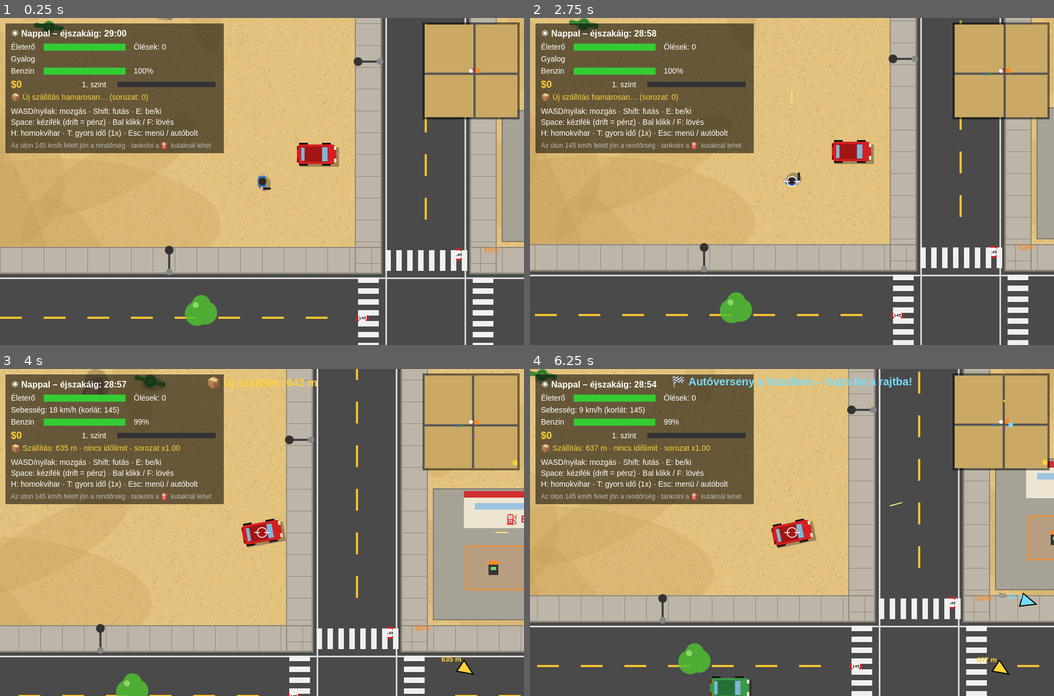
Above: before the commit, frames 1-4 (two rows, left to right).
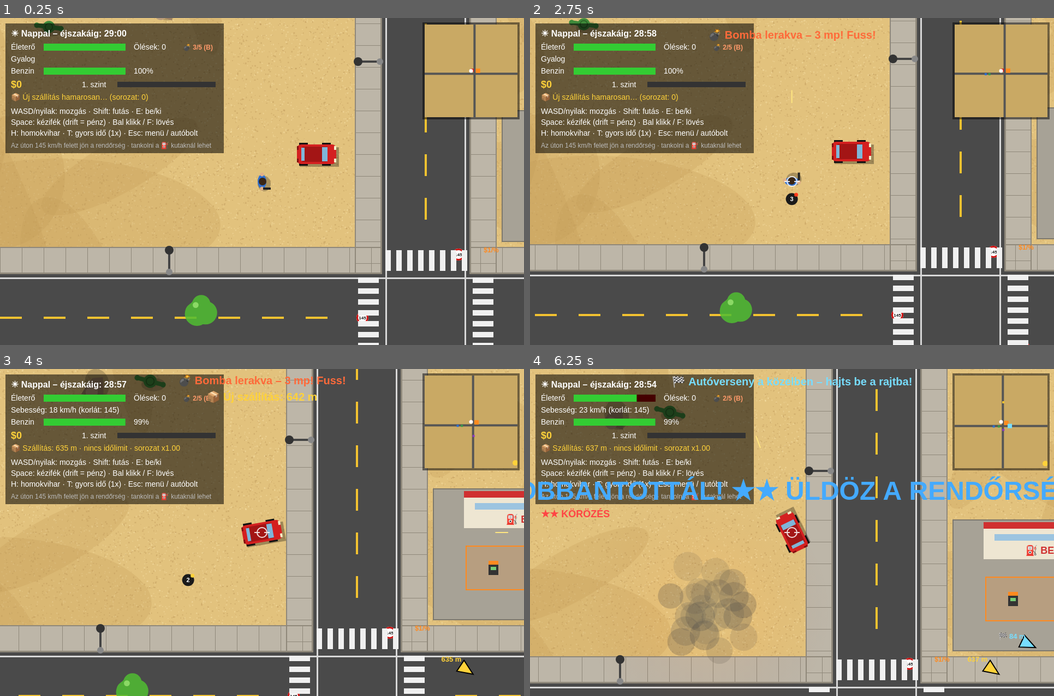
Above: after the commit, the same moments.

Repository: voparin/gta-game
Game: browser game, page index.html
The game is run twice, just before and just after one commit, with the same random seed, the same clock (stepped at 60 frames per second) and the same inputs.
Inputs (mouse positions are in pixels of both pictures, inside the frame that each line leads up to):
- Up to frame 1 (0.25 s): no input
- Up to frame 2 (2.75 s): click (792, 181) at 0.27 s; hold Right 1.03-1.53 s; tap F every 0.5 s from 1.1 to 2.6 s; hold Down 1.58-1.85 s; hold Left 1.9-2.47 s; tap B at 2.52 s; hold Up from 2.52 s (still down)
- Up to frame 3 (4 s): release Up at 2.82 s; hold Right 2.87-3.53 s; tap F at 3.1, 3.6 s; tap E at 3.52 s; hold Up 3.58-3.82 s; hold Left from 3.87 s (still down)
- Up to frame 4 (6.25 s): tap F every 0.5 s from 4.1 to 6.1 s; release Left at 4.3 s; hold Down 4.35-4.68 s; hold Right 4.73-5.23 s; hold Down 5.28-5.55 s; hold Left 5.6-6.17 s; hold Up from 6.22 s (still down)

The runs differ from the first frame. In frame 1, less than 0.1% of the frame differs, in the area x 35-41%, y 7-11%; in frame 2, 0.5%; in frame 3, 0.9%; in frame 4, 49%, in the area x 0-100%, y 0-100%.

Commit message:
v0.18.0: bomba (B, 3 mp, robbanás: autók, házak, emberek; ★★)

Diff:
--- a/game.js
+++ b/game.js
@@ -1,6 +1,6 @@
 'use strict';
 
-const VERSION = '0.17.0';         // minden kiadásnál léptetni kell (lásd CHANGELOG.md)
+const VERSION = '0.18.0';         // minden kiadásnál léptetni kell (lásd CHANGELOG.md)
 
 // ===== Beállítások =====
 // A pálya végtelen (ADR-0019): nincs széle, a chunkok bármely koordinátán generálódnak.
@@ -47,6 +47,7 @@
   if (e.code === 'KeyE') toggleCar();
   if (e.code === 'KeyT') timeScale = timeScale === 1 ? 60 : 1;
   if (e.code === 'KeyH') toggleStorm();
+  if (e.code === 'KeyB') dropBomb();
   if (e.code === 'KeyR' && player.inHouse) startRadio();                            // következő szám
   if (e.code === 'Space' && player.inHouse && player.inHouse.factory) factoryAction();
   if (e.code === 'Digit1' || e.code === 'Numpad1') buyDrink('beer');
@@ -626,9 +627,12 @@
 
 // A tornádó által lerombolt házak (ADR-0024): a játékmenet idejére megmaradnak, a helyükön rom van.
 const destroyedHouses = new Map();   // id → ház (a romok rajzolásához)
-function destroyHouse(hs) {
+function destroyHouse(hs, killMsg = 'ELVITT A TORNÁDÓ!') {
   destroyedHouses.set(hs.id, hs);
-  if (player.inHouse && player.inHouse.hs.id === hs.id) { player.inHouse = null; stopRadio(); tornadoKillsPlayer(); }   // a házzal együtt elvisz
+  if (player.inHouse && player.inHouse.hs.id === hs.id) {          // a házzal együtt téged is
+    player.inHouse = null; stopRadio();
+    damagePlayer(10000); message = { text: killMsg, until: clock + 3, color: '#ff6a3a' };
+  }
   const ch = chunkCache.get(Math.floor(hs.x / CHUNK) + ',' + Math.floor(hs.y / CHUNK));   // a már legenerált chunkból is kivesszük
   if (ch) ch.obstacles = ch.obstacles.filter(o => !(o.type === 'house' && o.x === hs.x && o.y === hs.y));
 }
@@ -1923,6 +1927,79 @@
 
 function flyAway(kind, data, x, y) { tornado.flying.push({ kind, data, ang: Math.atan2(y - tornado.y, x - tornado.x), t: 0 }); }
 
+// ===== Bomba: B – lerakod, 3 mp múlva robban (autók, emberek, házak; téged is megsebez) =====
+const BOMB_FUSE = 3, BOMB_RADIUS = 220, BOMB_MAX = 5, BOMB_REGEN = 60;
+const bombs = [];                                  // { x, y, fuse }
+const explosions = [];                             // { x, y, born } – a robbanás látványa
+const bombInv = { count: 3, regen: BOMB_REGEN };
+
+function dropBomb() {
+  if (!controllable() || player.inHouse || player.riding) return false;
+  if (bombInv.count <= 0) { popup(`Nincs bombád – percenként kapsz egyet (max ${BOMB_MAX})`, '#f66'); return false; }
+  const src = player.inCar ? car : player;
+  const bx = player.inCar ? car.x - Math.cos(car.angle) * (car.len / 2 + 20) : player.x;   // autóból hátra ejted
+  const by = player.inCar ? car.y - Math.sin(car.angle) * (car.len / 2 + 20) : player.y;
+  bombs.push({ x: bx, y: by, fuse: BOMB_FUSE });
+  bombInv.count--;
+  popup(`💣 Bomba lerakva – ${BOMB_FUSE} mp! Fuss!`, '#ff6a3a');
+  return src;
+}
+
+function explode(x, y) {
+  explosions.push({ x, y, born: clock });
+  flashes.push({ x, y, until: clock + 0.25 });
+  for (let i = 0; i < 24; i++) addSmoke(x + (rand() - 0.5) * 120, y + (rand() - 0.5) * 120, (rand() - 0.5) * 200, (rand() - 0.5) * 200, true);
+  const fall = d => 1 - d / BOMB_RADIUS;            // közel erősebb
+  for (const c of [car, ...aiCars]) {               // autók: roncs és lökés
+    const d = Math.hypot(c.x - x, c.y - y);
+    if (d >= BOMB_RADIUS) continue;
+    const nx = d > 1 ? (c.x - x) / d : 1, ny = d > 1 ? (c.y - y) / d : 0;
+    c.vx += nx * 900 * fall(d); c.vy += ny * 900 * fall(d);
+    if (c !== car) { c.health = 0; c.wrecked = true; }
+  }
+  for (const p of npcs) if (!p.dead && Math.hypot(p.x - x, p.y - y) < BOMB_RADIUS) killNpc(p, true);
+  for (const hs of housesIn(x - BOMB_RADIUS, y - BOMB_RADIUS, x + BOMB_RADIUS, y + BOMB_RADIUS)) {
+    const cx = clamp(x, hs.x0, hs.x1), cy = clamp(y, hs.y0, hs.y1);
+    if (Math.hypot(cx - x, cy - y) < BOMB_RADIUS * 0.6) destroyHouse(hs, 'FELROBBANTÁL A HÁZZAL!');
+  }
+  if (!player.inHouse) {                            // a játékost is megsebzi (autóban kevésbé)
+    const t = player.inCar ? car : player, d = Math.hypot(t.x - x, t.y - y);
+    if (d < BOMB_RADIUS) {
+      damagePlayer(Math.round((player.inCar ? 60 : 120) * fall(d)));
+      if (player.dead) message = { text: 'FELROBBANTÁL!', until: clock + 3, color: '#ff6a3a' };
+    }
+  }
+  raiseWanted(2, 'ROBBANTOTTÁL! ★★ ÜLDÖZ A RENDŐRSÉG!');
+}
+
+function updateBombs(dt) {
+  for (let i = bombs.length - 1; i >= 0; i--) {
+    bombs[i].fuse -= dt;
+    if (bombs[i].fuse <= 0) { const b = bombs.splice(i, 1)[0]; explode(b.x, b.y); }
+  }
+  for (let i = explosions.length - 1; i >= 0; i--) if (clock - explosions[i].born > 0.8) explosions.splice(i, 1);
+  if (bombInv.count < BOMB_MAX) {                   // percenként egy új bomba
+    bombInv.regen -= dt;
+    if (bombInv.regen <= 0) { bombInv.count++; bombInv.regen = BOMB_REGEN; }
+  } else bombInv.regen = BOMB_REGEN;
+}
+
+function drawBombs() {
+  for (const b of bombs) {
+    ctx.fillStyle = '#1a1a1a'; ctx.beginPath(); ctx.arc(b.x, b.y, 11, 0, Math.PI * 2); ctx.fill();
+    ctx.fillStyle = Math.floor(clock * (b.fuse < 1 ? 12 : 5)) % 2 ? '#ff3a1a' : '#ffd23a';   // villogó gyújtózsinór
+    ctx.beginPath(); ctx.arc(b.x + 8, b.y - 8, 3.5, 0, Math.PI * 2); ctx.fill();
+    ctx.fillStyle = '#fff'; ctx.font = 'bold 11px sans-serif'; ctx.textAlign = 'center';
+    ctx.fillText(String(Math.ceil(b.fuse)), b.x, b.y + 4); ctx.textAlign = 'left';
+  }
+  for (const e of explosions) {
+    const t = (clock - e.born) / 0.8, r = BOMB_RADIUS * (0.3 + t * 0.8);
+    const g = ctx.createRadialGradient(e.x, e.y, 0, e.x, e.y, r);
+    g.addColorStop(0, `rgba(255,240,180,${0.9 * (1 - t)})`); g.addColorStop(0.4, `rgba(255,140,40,${0.8 * (1 - t)})`); g.addColorStop(1, 'rgba(120,40,10,0)');
+    ctx.fillStyle = g; ctx.beginPath(); ctx.arc(e.x, e.y, r, 0, Math.PI * 2); ctx.fill();
+  }
+}
+
 function tornadoKillsPlayer() {
   damagePlayer(10000);
   message = { text: 'ELVITT A TORNÁDÓ!', until: clock + 3, color: '#ff6a3a' };
@@ -2004,6 +2081,7 @@
   updateStorm(dt);
   if (player.drunk > 0 && !(player.passedOut > 0)) player.drunk = Math.max(0, player.drunk - DRUNK_DECAY * dt);   // józanodás
   updateTornado(dt);
+  updateBombs(dt);
   if (player.dead > 0) {
     player.dead -= dt;
     if (player.dead <= 0) respawn();
@@ -2677,6 +2755,8 @@
   }
   ctx.fillStyle = '#fff';
   if (storm.level > 0.3) { ctx.fillStyle = '#ffb040'; ctx.fillText(tornado ? '🌪 TORNÁDÓ!' : '⚠ Homokvihar!', 300, 80); ctx.fillStyle = '#fff'; }
+  ctx.fillStyle = '#ff9a6a'; ctx.font = 'bold 12px sans-serif';                     // bombák
+  ctx.fillText(`💣 ${bombInv.count}/${BOMB_MAX} (B)`, 335, 58); ctx.font = '14px sans-serif'; ctx.fillStyle = '#fff';
   if (tornado && tornado.power > 0.3) drawEdgeArrow(tornado.x, tornado.y, '#ff6a3a', `🌪 ${Math.round(dist(tornado, player) / 10)} m`, w, h);
   ctx.fillText('WASD/nyilak: mozgás · Shift: futás · E: be/ki', 20, 176);
   ctx.fillText('Space: kézifék (drift = pénz) · Bal klikk / F: lövés', 20, 196);
@@ -2976,6 +3056,7 @@
   for (const f of flashes) { ctx.beginPath(); ctx.arc(f.x, f.y, 7, 0, Math.PI * 2); ctx.fill(); }
   drawSmoke();
   drawTornado();
+  drawBombs();
   for (const l of lamps) drawLamp(l, n);
   ctx.restore();
 
--- a/tests/smoke.test.js
+++ b/tests/smoke.test.js
@@ -38,7 +38,7 @@
   set spawn(v){spawnEnabled=v}, set slime(v){slimeEnabled=v}, set police(v){policeEnabled=v}, wanted, clearWanted,
   SPEED_LIMIT, KMH, START_X, START_Y, progress, mission, drift, stationFor, nearPump, earn, levelOf,
   set missions(v){missionsEnabled=v}, VERSION, sanitizeProgress, FUEL_PRICE, BUS, selectCar, race, racePosition, RACE_PRIZES,
-  set races(v){racesEnabled=v}, busStopsIn, spawnCityBus, BU …(136 unchanged characters)… TORY_WAGE, WAGE_PERIOD, BOX_SIZE, BELT, stationCache, STATION_CACHE_MAX, raiseWanted,
+  set races(v){racesEnabled=v}, busStopsIn, spawnCityBus, BU …(136 unchanged characters)… TORY_WAGE, WAGE_PERIOD, BOX_SIZE, BELT, bombs, bombInv, BOMB_FUSE, BOMB_RADIUS, BOMB_MAX, BOMB_REGEN, stationCache, STATION_CACHE_MAX, raiseWanted,
   get message(){return message}, parkingLot, lotsIn, RENT_PRICE, RENTAL_MODEL, HU_FLAG, rentedLots, donate, DONATE_MIN, DONATE_MAX, homelessSpot, housesIn, collideTest: o => collide(o),
   get tornado(){return tornado}, set tornado(v){tornado=v}, spawnTornado, destroyedHouses, set tornadoes(v){tornadoEnabled=v}, TORNADO_CORE, doorOf, ROOM_W, ROOM_H, furnitureOf, destroyHouse, interactionPrompt, roomLayout, enterHouse, exitHouse,
   get activeSkin(){return activeSkin}, buySkin, radio, makeSong, SCALES, BEER_PRICE, WINE_PRICE, DRUNK_DRIVE, drunkK, ownsSkin: i => progress.ownedSkins.includes(i), menu, SKINS, CAR_MODELS, ROAD_W, SIDEWALK_W, WALK_OFF, EDGE, spawnPedOnSidewalk,
@@ -1301,6 +1301,55 @@
   check('a gyáron kívül a Space nem pakol', !G.player.inHouse);
 }
 
+// --- bomba ---
+{
+  G.npcs.length = 0; G.aiCars.length = 0; G.clearWanted(); G.tornado = null; G.police = false;
+  const hsB = G.housesIn(G.C + 51000, G.C - 400, G.C + 53000, G.C)[0];
+  const bx = hsB.along, by = G.C - G.WALK_OFF;          // a ház előtti járdán
+  Object.assign(G.car, { x: G.C - 20000, y: G.C, vx: 0, vy: 0 });
+  Object.assign(G.player, { x: bx, y: by, inCar: false, riding: null, inHouse: null, dead: 0, arrested: 0, health: 100, lastHit: -99 });
+  G.bombInv.count = 3;
+  const victimCar = G.spawnAiCar('h', 1, G.C, bx + 80); Object.assign(victimCar, { x: bx + 80, y: G.C - 40, vx: 0, vy: 0 });
+  const farCar = G.spawnAiCar('h', 1, G.C, bx + 900); Object.assign(farCar, { x: bx + 900, y: G.C - 40, vx: 0, vy: 0 }); farCar.ai.speed = 0;
+  victimCar.ai.speed = 0;
+  const victim = G.spawnNpc('ped', bx - 60, by); Object.assign(victim, { moving: false, wanderT: 99 });
+  press('KeyB');
+  check('B-vel bombát raksz le', G.bombs.length === 1 && G.bombInv.count === 2);
+  Object.assign(G.player, { x: bx + 1500, y: by });   // elfutunk
+  step(Math.round(60 * (G.BOMB_FUSE - 0.5)));
+  check('a bomba nem robban azonnal', G.bombs.length === 1 && !victimCar.wrecked);
+  step(60);
+  check(`${G.BOMB_FUSE} mp múlva felrobban`, G.bombs.length === 0);
+  check('a robbanás roncsot csinál a közeli autóból', victimCar.wrecked);
+  check('a robbanás elsodorja a közeli embert', victim.dead > 0);
+  check('a robbanás ledönti a közeli házat', G.destroyedHouses.has(hsB.id));
+  check('a távoli autó megmarad', !farCar.wrecked);
+  check('messze állva nem sebződsz', G.player.health === 100);
+  check('robbantásért ★★ körözés', G.wanted.level === 2);
+  G.clearWanted();
+  // közelről téged is megsebez / megöl
+  Object.assign(G.player, { x: bx + 3000, y: by, health: 100 });
+  press('KeyB'); step(Math.round(60 * G.BOMB_FUSE) + 5);
+  check('közelről téged is megsebez a robbanás', G.player.health < 100 || G.player.dead > 0);
+  step(220); G.clearWanted();
+  // nincs bomba, utánpótlás
+  Object.assign(G.player, { x: 50000, y: G.C - G.WALK_OFF, health: 100, dead: 0, inCar: false });
+  G.bombInv.count = 0; const nb0 = G.bombs.length;
+  press('KeyB');
+  check('bomba nélkül nem lehet robbantani', G.bombs.length === nb0);
+  G.bombInv.regen = 1; step(70);
+  check('percenként kapsz egy új bombát', G.bombInv.count === 1);
+  G.bombInv.count = G.BOMB_MAX; G.bombInv.regen = 1; step(70);
+  check(`legfeljebb ${G.BOMB_MAX} bombád lehet`, G.bombInv.count === G.BOMB_MAX);
+  // házban nem lehet bombát rakni
+  const hsIn = G.housesIn(G.C + 56000, G.C - 400, G.C + 58000, G.C)[0];
+  Object.assign(G.player, G.doorOf(hsIn)); press('KeyE');
+  const nb1 = G.bombs.length; press('KeyB');
+  check('házban nem lehet bombát rakni', G.player.inHouse && G.bombs.length === nb1);
+  G.player.inHouse.ix = G.ROOM_W / 2; G.player.inHouse.iy = G.ROOM_H - 30; press('KeyE');
+  G.aiCars.length = 0; G.npcs.length = 0; G.clearWanted();
+}
+
 // --- zöld busz: csak a játékosé ---
 {
   const bus = G.CAR_MODELS[G.BUS];
Not shown, changed: CHANGELOG.md
Not shown, changed: CLAUDE.md
